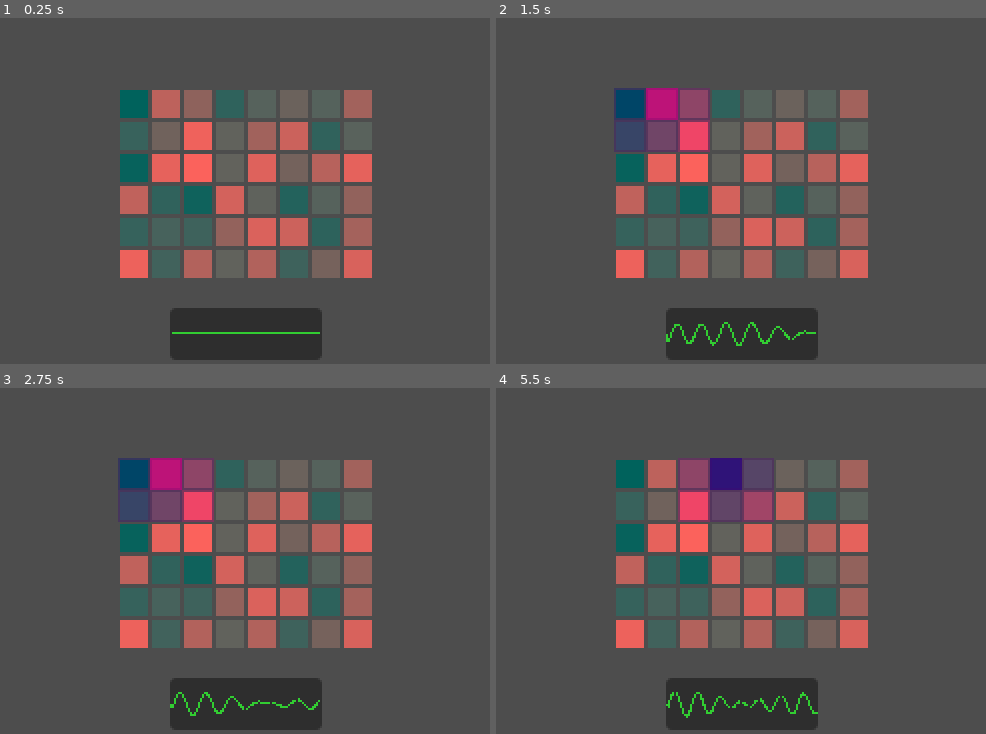
Above: before the commit, frames 1-4 (two rows, left to right).
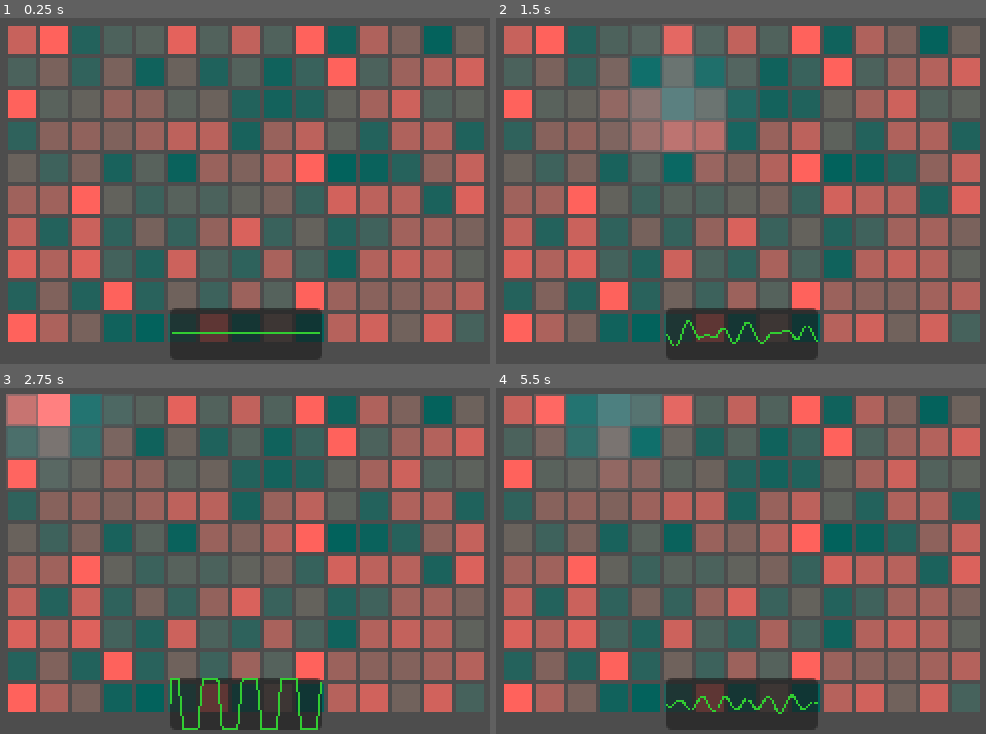
Above: after the commit, the same moments.

Repository: baconsaur/ludum-dare-59
Game: Godot game, scene res://scenes/game.tscn
The game is run twice, just before and just after one commit, with the same random seed, the same clock (stepped at 60 frames per second) and the same inputs.
Inputs (mouse positions are in pixels of both pictures, inside the frame that each line leads up to; where the layout moved, square brackets give the same spot in the first picture):
- Up to frame 1 (0.25 s): no input
- Up to frame 2 (1.5 s): click (515, 38) [628, 104] at 0.5 s; click (662, 104) at 1.27 s
- Up to frame 3 (2.75 s): click (53, 408) at 2.02 s
- Up to frame 4 (5.5 s): click (692, 474) at 2.77 s; click (584, 408) at 3.52 s; click (726, 474) at 4.27 s; click (613, 408) at 5.02 s

The runs differ from the first frame. In frame 1, 57% of the frame differs, in the area x 1-99%, y 2-94%; in frame 2, 59%; in frame 3, 60%; in frame 4, 60%, in the area x 1-99%, y 1-96%.

Commit message:
Make signals make sense (I hope)

Diff:
--- a/scenes/game.tscn
+++ b/scenes/game.tscn
@@ -8,8 +8,6 @@
 
 [node name="Game" type="Node2D"]
 script = ExtResource("1_lnu2h")
-map_width = 8
-map_height = 6
 
 [node name="Camera2D" type="Camera2D" parent="."]
 
@@ -34,6 +32,9 @@
 theme_override_constants/h_separation = 0
 theme_override_constants/v_separation = 0
 script = ExtResource("5_p57ef")
+width = 15
+height = 10
+scan_radius = 2
 
 [node name="UI" type="MarginContainer" parent="HUD"]
 anchors_preset = 7
--- a/scenes/map.tscn
+++ /dev/null
@@ -1,6 +0,0 @@
-[gd_scene load_steps=2 format=3 uid="uid://rg4lgb5gkjyx"]
-
-[ext_resource type="Script" uid="uid://bjsojkbl7s2qc" path="res://scripts/map.gd" id="1_4xfga"]
-
-[node name="Map" type="Node2D"]
-script = ExtResource("1_4xfga")
--- a/scenes/tile.tscn
+++ b/scenes/tile.tscn
@@ -9,6 +9,23 @@
 button_mask = 3
 texture_normal = ExtResource("1_3dk36")
 script = ExtResource("2_ywnoi")
+
+[node name="ScanEffect" type="TextureRect" parent="."]
+self_modulate = Color(1, 1, 1, 0)
+layout_mode = 1
+anchors_preset = 8
+anchor_left = 0.5
+anchor_top = 0.5
+anchor_right = 0.5
+anchor_bottom = 0.5
+offset_left = -8.0
+offset_top = -8.0
+offset_right = 8.0
+offset_bottom = 8.0
+grow_horizontal = 2
+grow_vertical = 2
+texture = ExtResource("4_q7utx")
+stretch_mode = 3
 
 [node name="Flag" type="TextureRect" parent="."]
 visible = false
@@ -26,20 +43,3 @@
 grow_vertical = 2
 texture = ExtResource("3_jy7pm")
 stretch_mode = 3
-
-[node name="ScanEffect" type="TextureRect" parent="."]
-self_modulate = Color(1, 0, 1, 0)
-layout_mode = 1
-anchors_preset = 8
-anchor_left = 0.5
-anchor_top = 0.5
-anchor_right = 0.5
-anchor_bottom = 0.5
-offset_left = -8.0
-offset_top = -8.0
-offset_right = 8.0
-offset_bottom = 8.0
-grow_horizontal = 2
-grow_vertical = 2
-texture = ExtResource("4_q7utx")
-stretch_mode = 3
--- a/scripts/game_controller.gd
+++ b/scripts/game_controller.gd
@@ -1,7 +1,4 @@
 extends Node2D
-
-@export var map_width: int = 4
-@export var map_height: int = 4
 
 @onready var map = $HUD/Map
 @onready var scan_line = $HUD/UI/ScanDisplay/ScanSignals
@@ -11,8 +8,8 @@
 	init_map()
 
 func init_map():
-	map.initialize(map_width, map_height)
+	map.initialize()
 	map.connect("scanned", display_scan)
 
-func display_scan(results):
-	scan_line.update_signals(results)
+func display_scan(results, scan_radius):
+	scan_line.update_signals(results, scan_radius)
--- a/scripts/map.gd
+++ b/scripts/map.gd
@@ -3,16 +3,43 @@
 signal flagged
 signal unflagged
 
+@export var width: int = 4
+@export var height: int = 4
 @export var num_flags: int = 3
 @export var scan_radius: int = 1
+@export var noise_frequency: float = 3.5
+@export var noise_jitter: float = 2.5
+@export var max_noise_amplitude: float = 3.0
+@export var base_signal_freq: float = 0.2
+@export var max_signal_freq_offset: float = 0.65
 
 var grid: Array = []
 var tile_obj: PackedScene = preload("res://scenes/tile.tscn")
 
 
-func initialize(width: int, height: int):
-	columns = width
+func _ready() -> void:
+	randomize()
+
+func initialize():
+	var noise_map = FastNoiseLite.new()
+
+	noise_map.noise_type = FastNoiseLite.TYPE_CELLULAR
+	if OS.is_debug_build():
+		noise_map.seed = 69420
+	else:
+		noise_map.seed = randi()
+	noise_map.frequency = noise_frequency
+	noise_map.cellular_distance_function = FastNoiseLite.DISTANCE_HYBRID
+	noise_map.cellular_return_type = FastNoiseLite.RETURN_DISTANCE2_MUL
+	noise_map.cellular_jitter = noise_jitter
+
+	noise_map.domain_warp_type = FastNoiseLite.DOMAIN_WARP_SIMPLEX
+	noise_map.domain_warp_amplitude = 65
+	noise_map.domain_warp_frequency = 0.05
+
+
 	grid.clear()
+	self.columns = width
 	for i in range(height):
 		var row = []
 		grid.append(row)
@@ -20,6 +47,13 @@
 			var tile = tile_obj.instantiate()
 			tile.pressed.connect(tile_action.bind(tile, i, j))
 			add_child(tile)
+			tile.init_tile(
+				abs(noise_map.get_noise_2d(i, j)),
+				randf_range(
+					base_signal_freq,
+					base_signal_freq + max_signal_freq_offset,
+				),
+			)
 			row.append(tile)
 
 func tile_action(tile, i, j):
@@ -31,12 +65,13 @@
 
 func scan(tile, coords: Vector2i):
 	clear_scan()
-	var results = [tile.scan()]
-	var neighbors = get_neighbors(coords, scan_radius)
+	var results = []
+	var neighbors = dedupe(get_neighbors(coords, scan_radius))
 	for neighbor in neighbors:
 		var target_tile = grid[neighbor.x][neighbor.y]
-		results.append(target_tile.scan(1))
-	emit_signal("scanned", results)
+		var distance = neighbor.distance_to(coords)
+		results.append(target_tile.scan(distance, scan_radius))
+	emit_signal("scanned", results, scan_radius)
 
 func clear_scan():
 	for row in grid:
@@ -80,3 +115,9 @@
 		for neighbor in current_neighbors:
 			neighbors += get_neighbors(neighbor, radius - 1)
 	return neighbors
+
+func dedupe(array: Array) -> Array:
+	var dict := {}
+	for i in array:
+		dict[i] = 1
+	return dict.keys()
--- a/scripts/scanner.gd
+++ b/scripts/scanner.gd
@@ -1,11 +1,15 @@
 extends Line2D
 
-var amplitude = 0.0
-var frequency = 0.2
+@export var display_multiplier: float = 8.0
+@export var max_amplitude: float = 12.5
+@export var wave_color: Color = Color.LIME_GREEN
+@export var ease_amount: float = 0.6
+
 var offset = 0.0
 var num_points = 150
 var speed = 20.0
 var step = 0.5
+var falloff_distance = 0
 
 var signals = []
 
@@ -14,17 +18,26 @@
 	queue_redraw()
 
 func _draw():
-	var prev_point = Vector2(0, amplitude * sin(0))
+	var prev_point = Vector2(0, 0)
 
 	for i in range(num_points):
 		var x = i * step
 		var y = 0
 		for s in signals:
-			y += s["amplitude"] * sin((x + offset) * s["frequency"])
-		var current_point = Vector2(x, clamp(y, -30.0, 30.0))
-
-		draw_line(prev_point, current_point, Color.LIME_GREEN, 1.0)
+			var decayed_signal = lerp(
+				s["amplitude"] * sin((x + offset) * s["frequency"]),
+				0.0,
+				ease(s["distance"] / falloff_distance, ease_amount),
+			)
+			y += decayed_signal
+		y *= display_multiplier
+		var current_point = Vector2(
+			x,
+			clamp(y, -max_amplitude, max_amplitude)
+		)
+		draw_line(prev_point, current_point, wave_color, 1.0)
 		prev_point = current_point
 
-func update_signals(scan_data):
+func update_signals(scan_data, falloff):
+	falloff_distance = falloff
 	signals = scan_data
--- a/scripts/tile.gd
+++ b/scripts/tile.gd
@@ -1,6 +1,7 @@
 extends TextureButton
 
-@export var max_amplitude = 5.0
+@export var max_signal_decay: float = 0.8
+@export var min_scan_opacity: float = 0.2
 
 var signal_amplitude = 0.0
 var signal_frequency = 0.0
@@ -9,25 +10,23 @@
 @onready var flag_sprite = $Flag
 @onready var scan_effect = $ScanEffect
 
-func _ready() -> void:
-	init_tile()
-
-func init_tile():
+func init_tile(amplitude, frequency):
 	flag_sprite.visible = false
 	scan_effect.self_modulate.a = 0.0
-	randomize()
-	signal_amplitude = randf_range(0, max_amplitude)
-	signal_frequency = randf_range(0.4, 0.6)
+	signal_amplitude = amplitude
+	signal_frequency = frequency
 	if OS.is_debug_build():
-		var debug_magnitude = abs(signal_amplitude / max_amplitude)
+		var debug_magnitude = signal_amplitude
 		modulate = Color(debug_magnitude, 0.5, 0.5)
 
-func scan(distance: float = 0.0):
-	scan_effect.self_modulate.a = 0.8 - distance * 0.5
+func scan(distance: float, radius: float):
+	var decay = distance / radius
+	scan_effect.self_modulate.a = lerp(1.0, min_scan_opacity, decay)
 
 	return {
-		"amplitude": signal_amplitude if distance == 0 else signal_amplitude * 0.5,
-		"frequency": signal_frequency
+		"amplitude": signal_amplitude,
+		"frequency": signal_frequency,
+		"distance": distance,
 	}
 
 func clear_scan():
